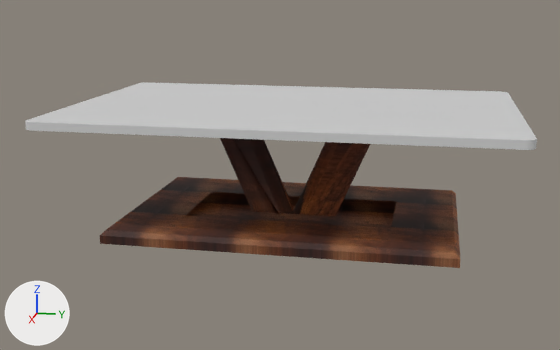
One commit to the OBJ model cs148raytracer-public/assets/glass_table/glass_table.obj: the scene before it, then after it.
The view is the same before and after, from a 50 mm camera at (8.82, 1.59, 2.8) aimed at (0.06, -0.16, 0.61). Arrows for +X, +Y and +Z are at lower left; the lights stay in place. Where no turn or scale is listed for an object, it has been applied to the vertices.

Script lines for the objects in view, before the commit:
```python
me_cube = bpy.data.meshes.new('Cube')
me_cube.from_pydata(...)  # 21 vertices, 15 faces; spans x -1.28..1.28, y -1.92..1.92, z 0.04..0.19
me_cube.materials.append(mat_bottom)  # picture img_wood2_jpg
me_cube_001 = bpy.data.meshes.new('Cube.001')
me_cube_001.from_pydata(...)  # 56 vertices, 30 faces; spans x -1.67..1.67, y -2.52..2.52, z 1.35..1.44
me_cube_001.materials.append(mat_table_top)  # light grey #d1d1d1
me_cube_002 = bpy.data.meshes.new('Cube.002')
me_cube_002.from_pydata(...)  # 95 vertices, 66 faces; spans x -0.17..0.17, y -1.02..1.02, z 0.15..1.31
# faces by material slot: [64, 2]
me_cube_002.materials.append(mat_chrome)  # picture img_wood2_jpg
me_cube_002.materials.append(mat_bottom)  # picture img_wood2_jpg
ob_cube = bpy.data.objects.new('Cube', me_cube)
ob_cube.location = (0.0, 0.0, 0.0)
ob_cube_001 = bpy.data.objects.new('Cube.001', me_cube_001)
ob_cube_001.location = (0.0, 0.0, 0.0)
ob_cube_002 = bpy.data.objects.new('Cube.002', me_cube_002)
ob_cube_002.location = (0.0, 0.0, 0.0)
```
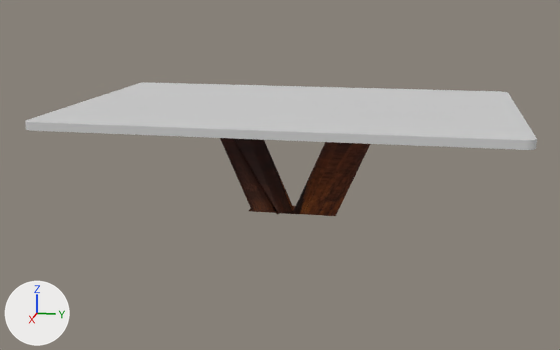
Boxes (x1, y1, x2, y2) around the edits, measured in the pictures (560 x 350 px):
'Cube', deleted (brown)
    before: (100, 177, 460, 268)

Diff of the bpy script that builds the scene:
```diff
--- a/cs148raytracer-public/assets/glass_table/glass_table.obj.py
+++ b/cs148raytracer-public/assets/glass_table/glass_table.obj.py
@@ ob_cube @@
-ob_cube = bpy.data.objects.new('Cube', me_cube)
-ob_cube.location = (0.0, 0.0, 0.0)
```
